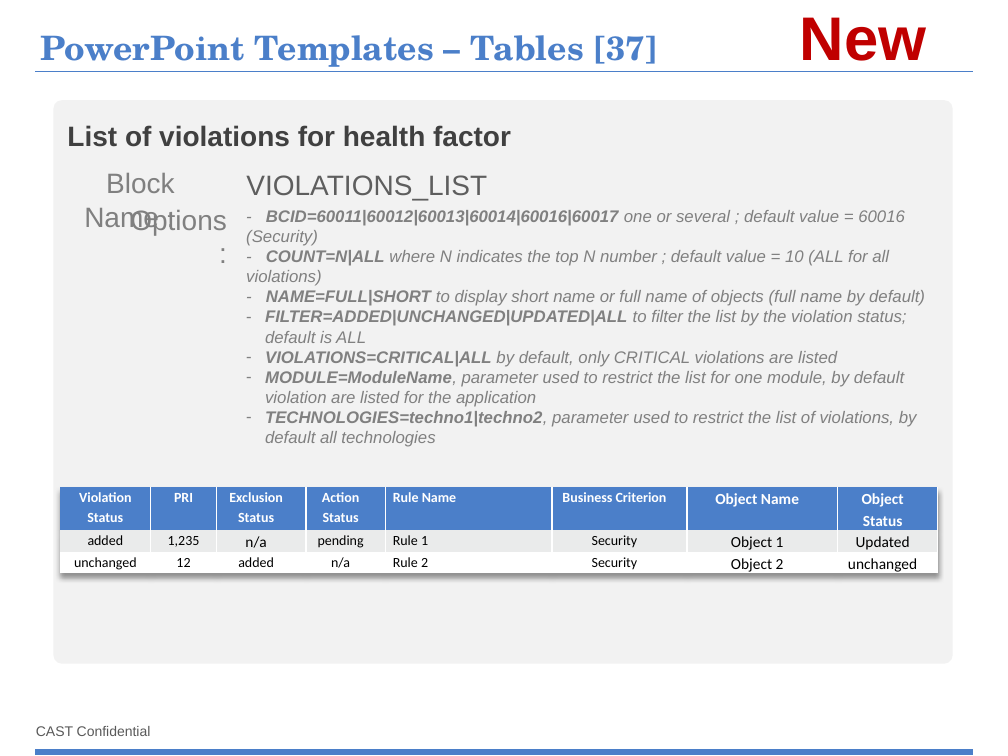
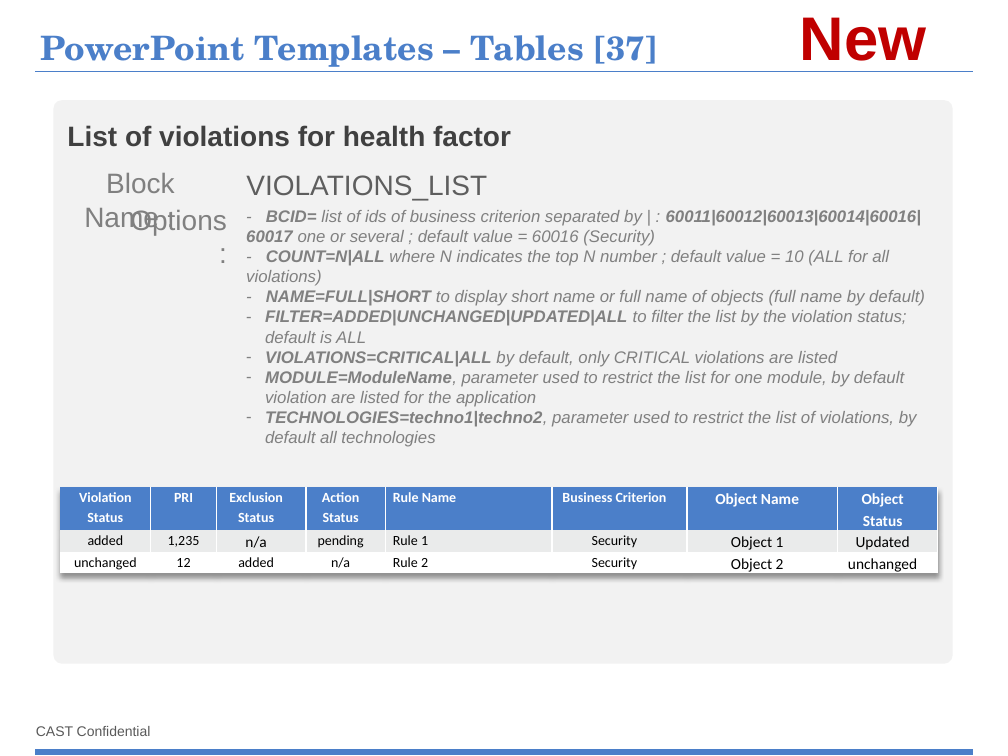
Before and after one commit to CAST-projects/ReportGenerator, a slide deck: slide 68 of CastReporting.Reporting/TemplatesFiles/1- Powerpoint-components-library.pptx. Drawn at 1008x756 pixels with LibreOffice and Linux fonts; fonts in the diff are those of the drawing; background and template pictures are left out. Boxes give left, top, right and bottom in pixels: in the first picture for what was removed or moved away, otherwise in the second. Text is boxed around its words. In the diff, an @@ line names an element or a change of style, - is before the commit and + after.

```diff
--- a/CastReporting.Reporting/TemplatesFiles/1- Powerpoint-components-library.pptx
+++ b/CastReporting.Reporting/TemplatesFiles/1- Powerpoint-components-library.pptx
@@ text at [246, 210, 921, 246]: text changed @@
-- BCID=60011|60012|60013|60014|60016|60017 one or several ; default value = 60016 (Security)
+- BCID= list of ids of business criterion separated by | : 60011|60012|60013|60014|60016|60017 one or several ; default value = 60016 (Security)
```
Also in this commit, not shown: 3 other slides changed, 19 other files.
